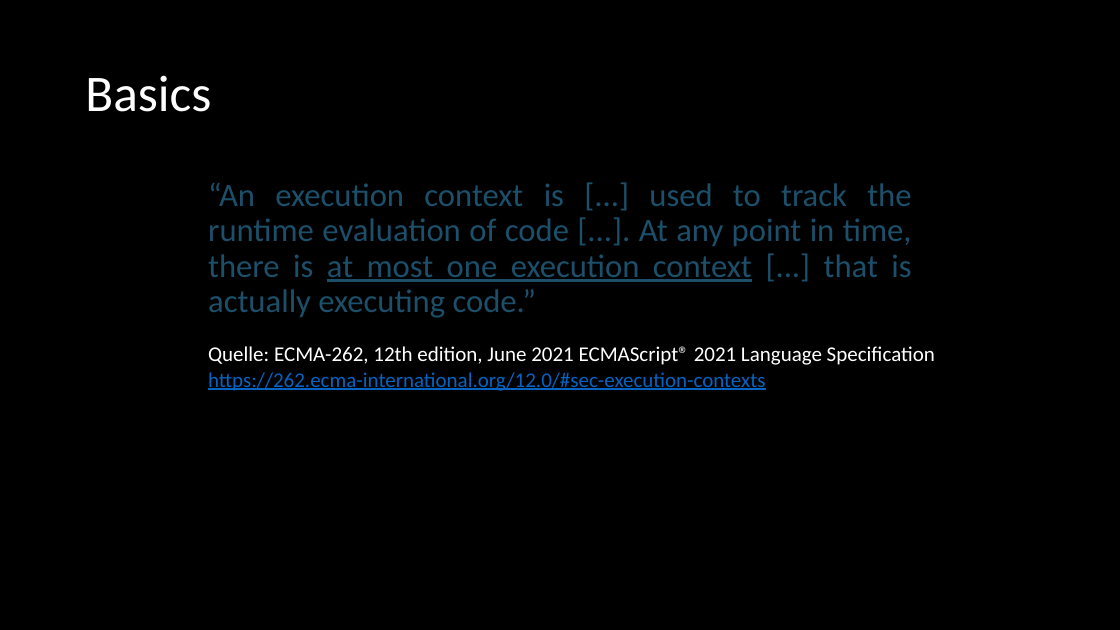
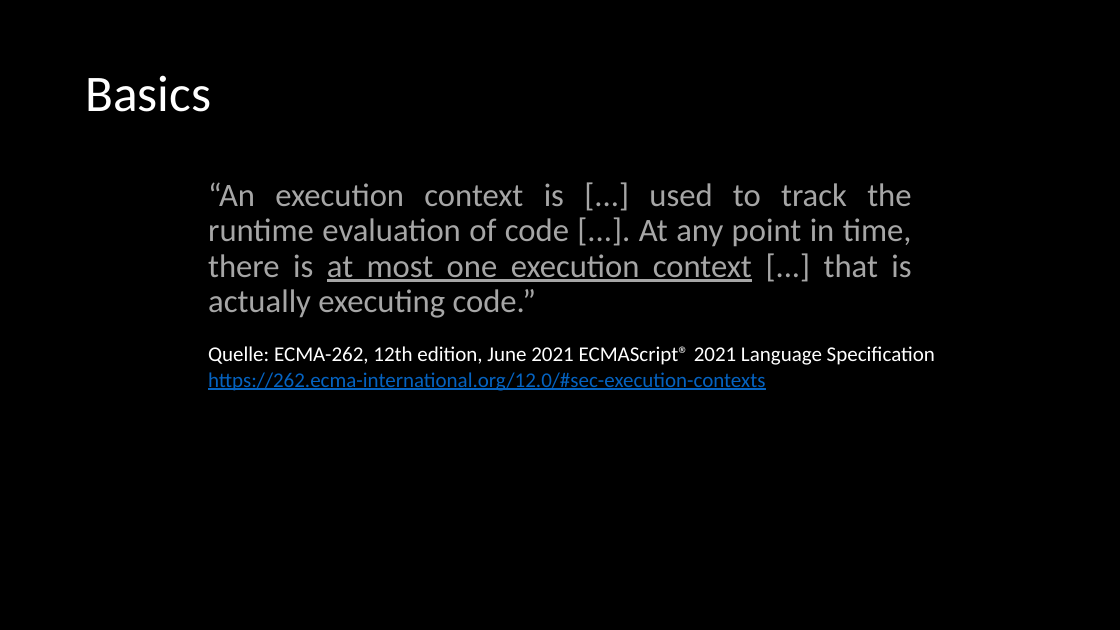
Before and after one commit to twobiers/webtech-workshop-js-async, a slide deck: slide 9 of slides/Presentation.pptx (slide 6 before the commit). Drawn at 1120x630 pixels with LibreOffice and Linux fonts; fonts in the diff are those of the drawing. Boxes give left, top, right and bottom in pixels: in the first picture for what was removed or moved away, otherwise in the second. Text is boxed around its words. In the diff, an @@ line names an element or a change of style, - is before the commit and + after.

```diff
--- a/slides/Presentation.pptx
+++ b/slides/Presentation.pptx
@@ text "“An execution context is [...] ..." at box(208, 182, 912, 318): text colour #1C4F69 to #A6A6A6 @@
```
Also in this commit, not shown: 5 other slides changed, 12 slides added, 6 other files.
